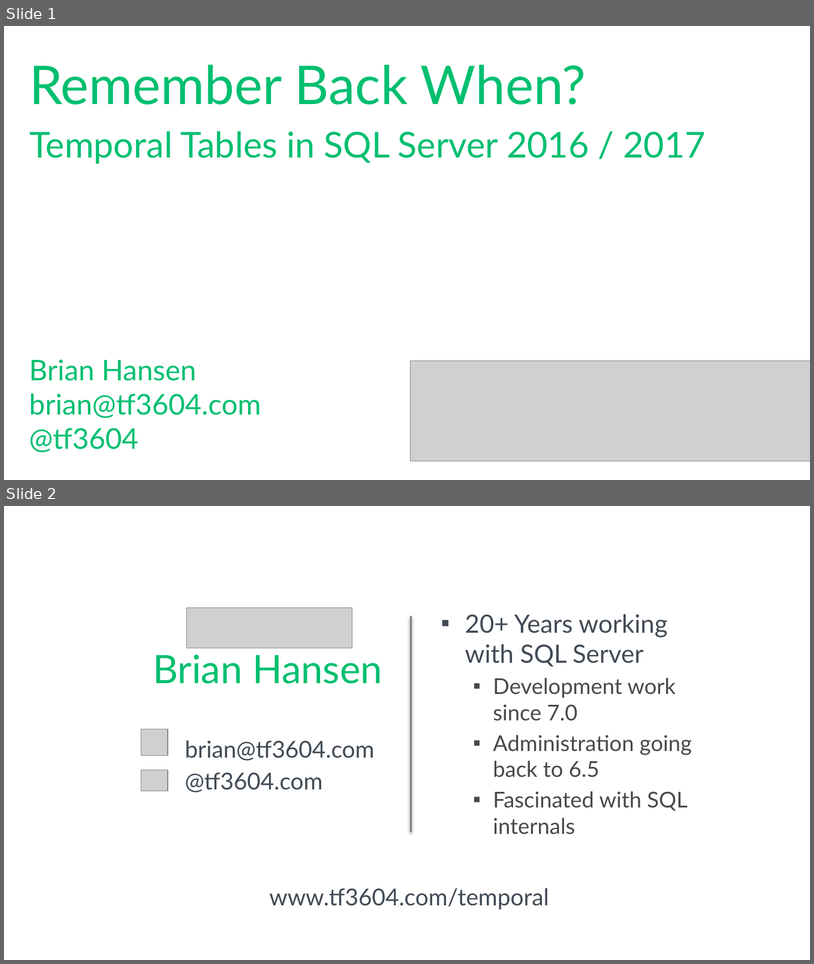
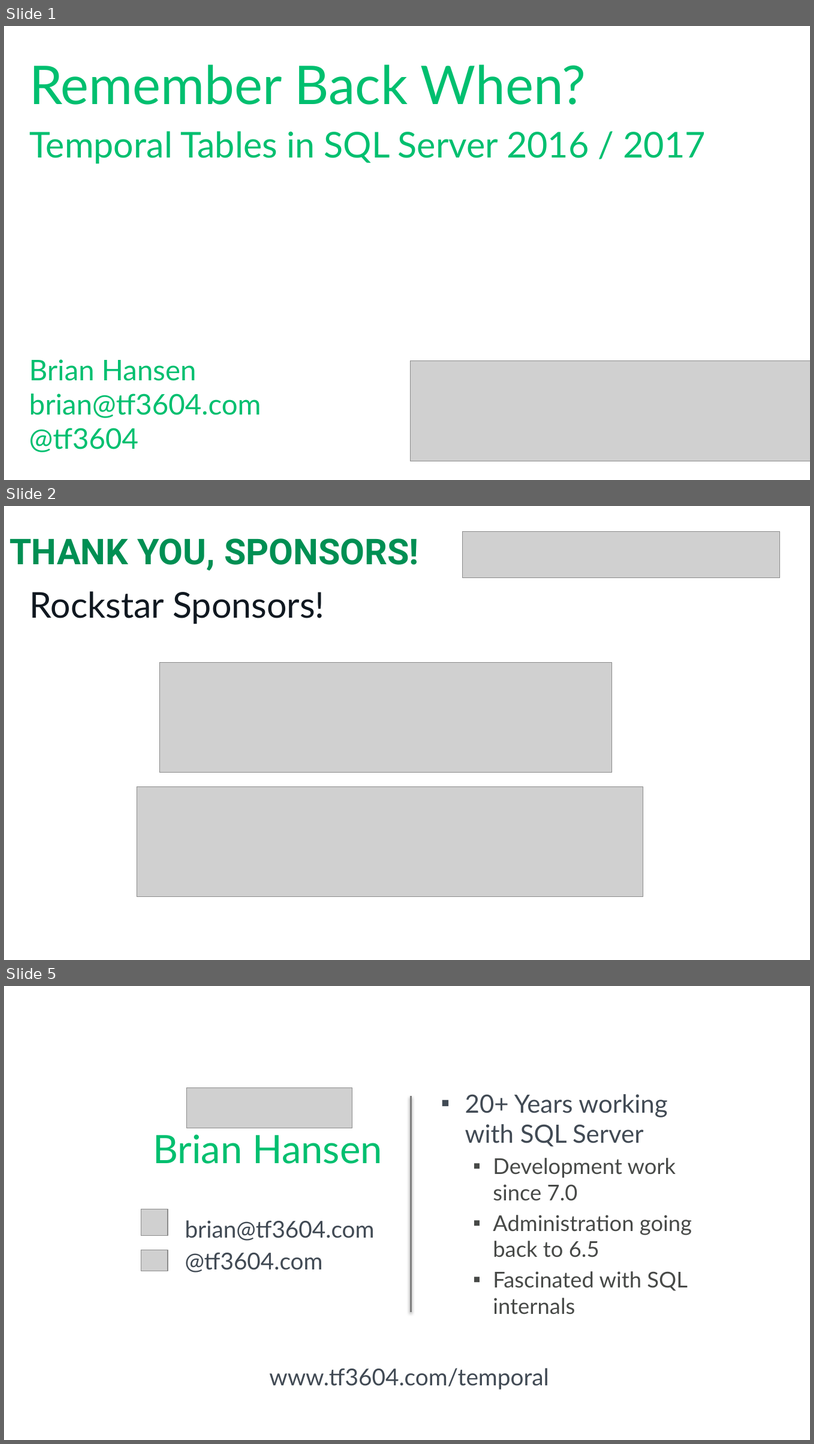
Before and after one commit to tf3604/RememberWhenTemporal, a slide deck: Temporal.pptx. Shown one above the other, each under a label of ours: slides 1 and 2 before the commit, slides 1, 2 and 5 after it; the slides between them are not shown. The pictures are 814x964 and 814x1444 pixels, drawn with LibreOffice and Linux fonts; fonts in the diff are those of the drawing; grey boxes stand for pictures; background and template pictures are left out. Boxes give left, top, right and bottom in pixels: in the first picture for what was removed or moved away, otherwise in the second. Text is boxed around its words. In the diff, an @@ line names an element or a change of style, - is before the commit and + after.

Commit message:
Add Sioux Falls sponsor slides into deck.

```diff
--- a/Temporal.pptx
+++ b/Temporal.pptx
@@ slide 2 added at <box>4,506,810,960</box>, background #FFFFFF @@
@@ text added at <box>9,538,419,571</box>, 40 pt, text #008F53, bold @@
+THANK YOU, SPONSORS!
@@ picture added at <box>463,532,780,577</box> @@
@@ text added at <box>30,591,324,624</box>, 40 pt, text #101820 @@
+Rockstar Sponsors!
@@ picture added at <box>159,663,612,773</box> @@
@@ picture added at <box>137,786,644,897</box> @@
@@ what was slide 2 is now slide 5 @@
```
Also in this commit, not shown: 2 other slides added.
